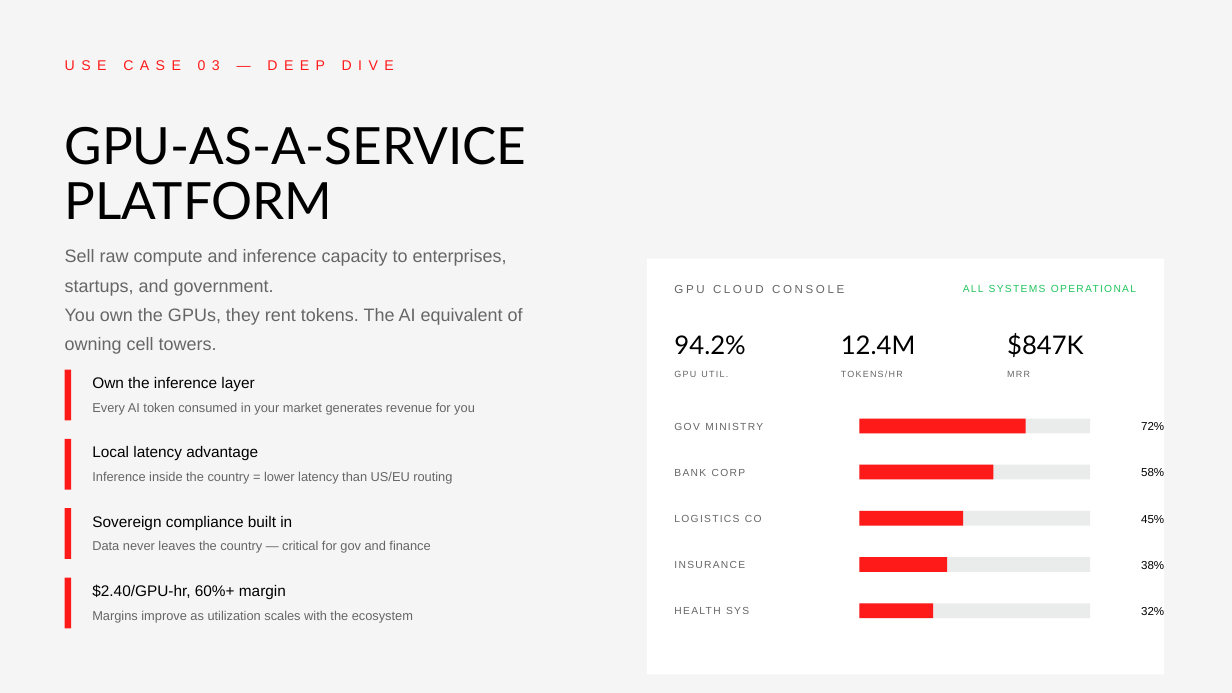
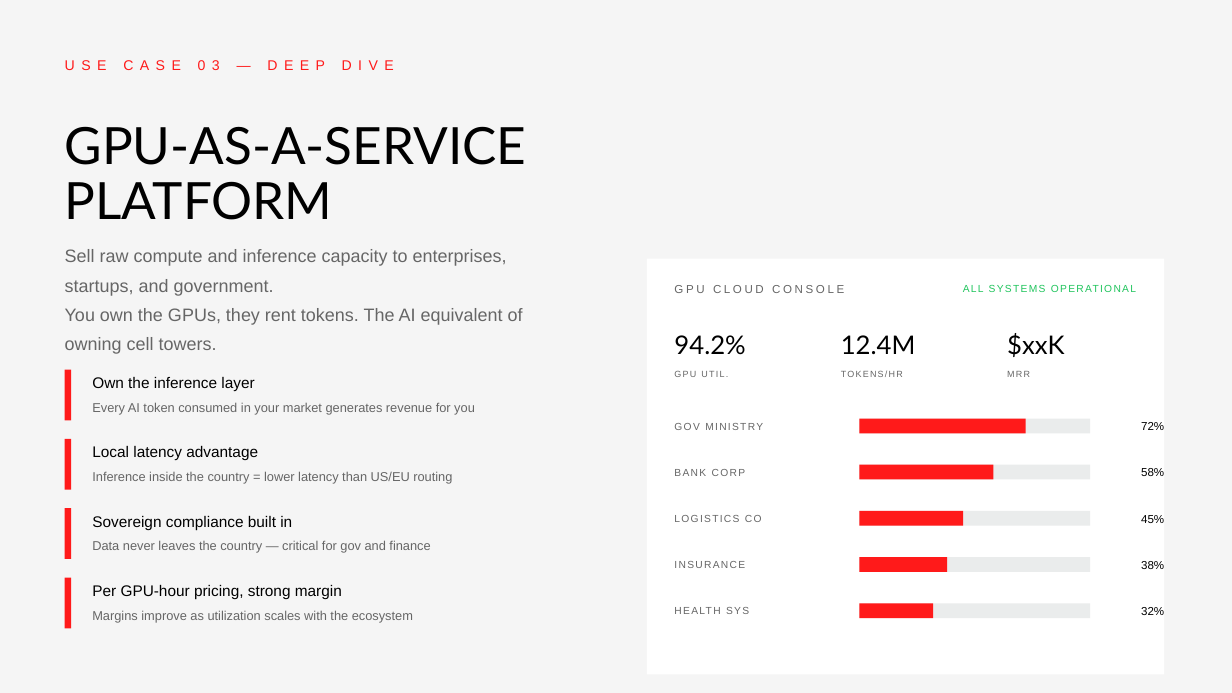
Before and after one commit to chernikovtech/telecom-ai-pitch, a slide deck: slide 16 of public/telecom-ai-strategy-deck.pptx. Drawn at 1232x693 pixels with LibreOffice and Linux fonts; fonts in the diff are those of the drawing. Boxes give left, top, right and bottom in pixels: in the first picture for what was removed or moved away, otherwise in the second. Text is boxed around its words. In the diff, an @@ line names an element or a change of style, - is before the commit and + after.

Commit message:
Replace pricing with xx placeholders across deck and all pages

```diff
--- a/public/telecom-ai-strategy-deck.pptx
+++ b/public/telecom-ai-strategy-deck.pptx
@@ text at (1007, 333, 1064, 357): text changed @@
-$847K
+$xxK
@@ text at (92, 585, 342, 600): text changed @@
-$2.40/GPU-hr, 60%+ margin
+Per GPU-hour pricing, strong margin
```
Also in this commit, not shown: 6 other slides changed, 3 other files.
